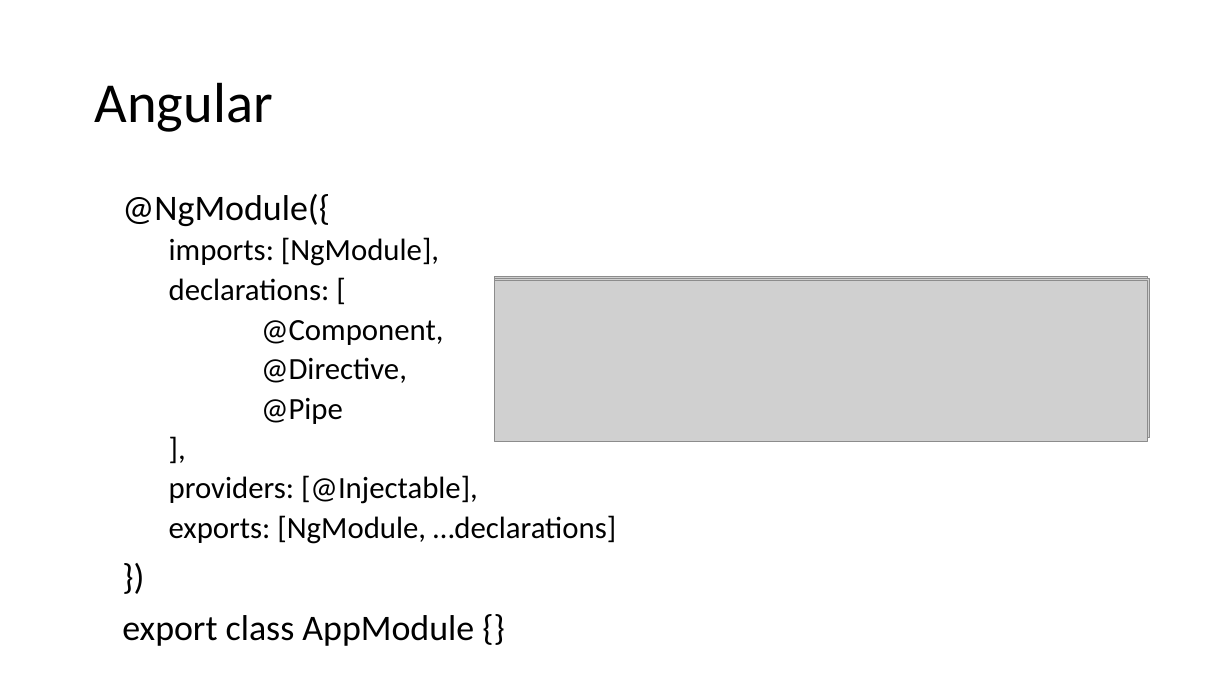
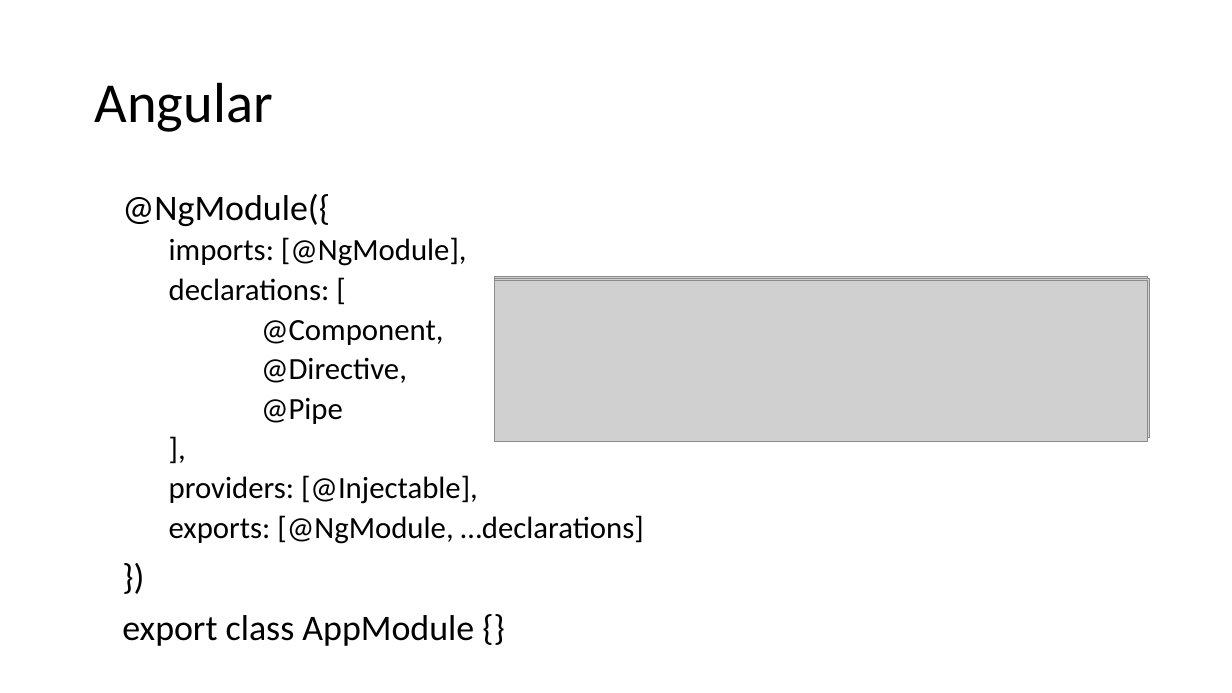
Before and after one commit to bnymncoskuner/wtm-iwd19, a slide deck: slide 6 of Building real-time messaging app with - Inverse.pptx. Drawn at 1232x693 pixels with LibreOffice and Linux fonts; fonts in the diff are those of the drawing; grey boxes stand for pictures. Boxes give left, top, right and bottom in pixels: in the first picture for what was removed or moved away, otherwise in the second. Text is boxed around its words. In the diff, an @@ line names an element or a change of style, - is before the commit and + after.

Commit message:
Update presentations

```diff
--- a/Building real-time messaging app with - Inverse.pptx
+++ b/Building real-time messaging app with - Inverse.pptx
@@ text at [169,237,467,266]: text changed @@
-  imports: [NgModule],
+  imports: [@NgModule],
@@ text at [169,515,644,544]: text changed @@
-  exports: [NgModule, …declarations]
+  exports: [@NgModule, …declarations]
```
Also in this commit, not shown: 1 other slide changed, 1 other file.
